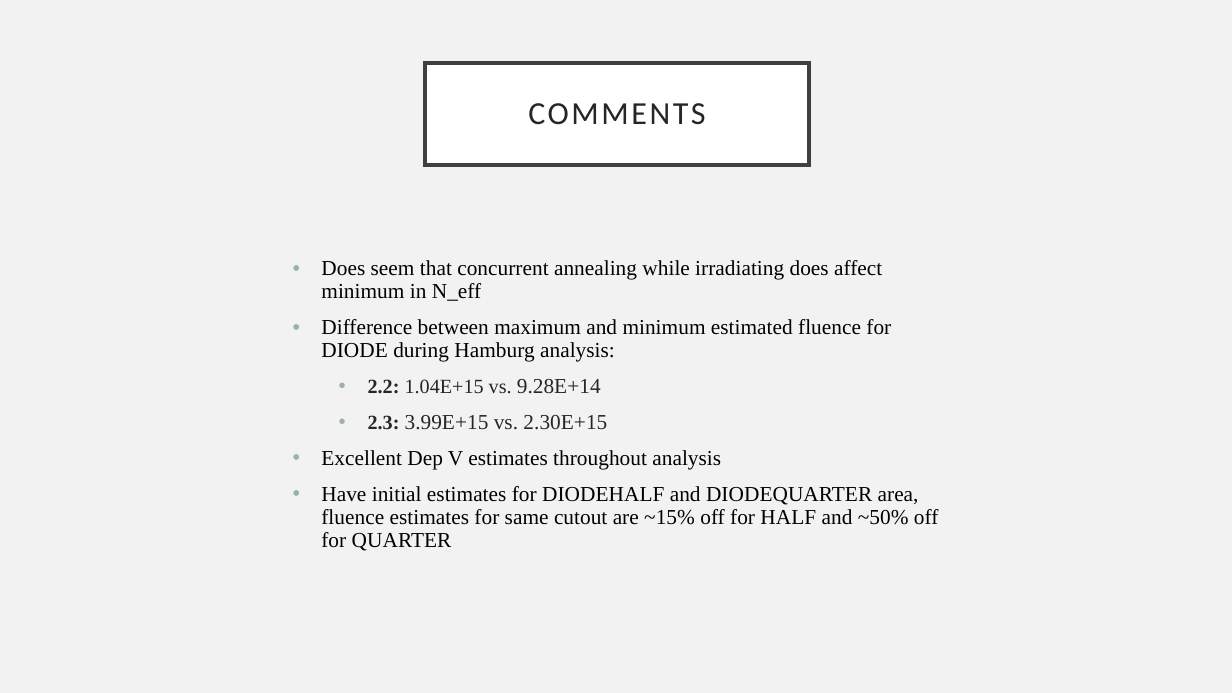
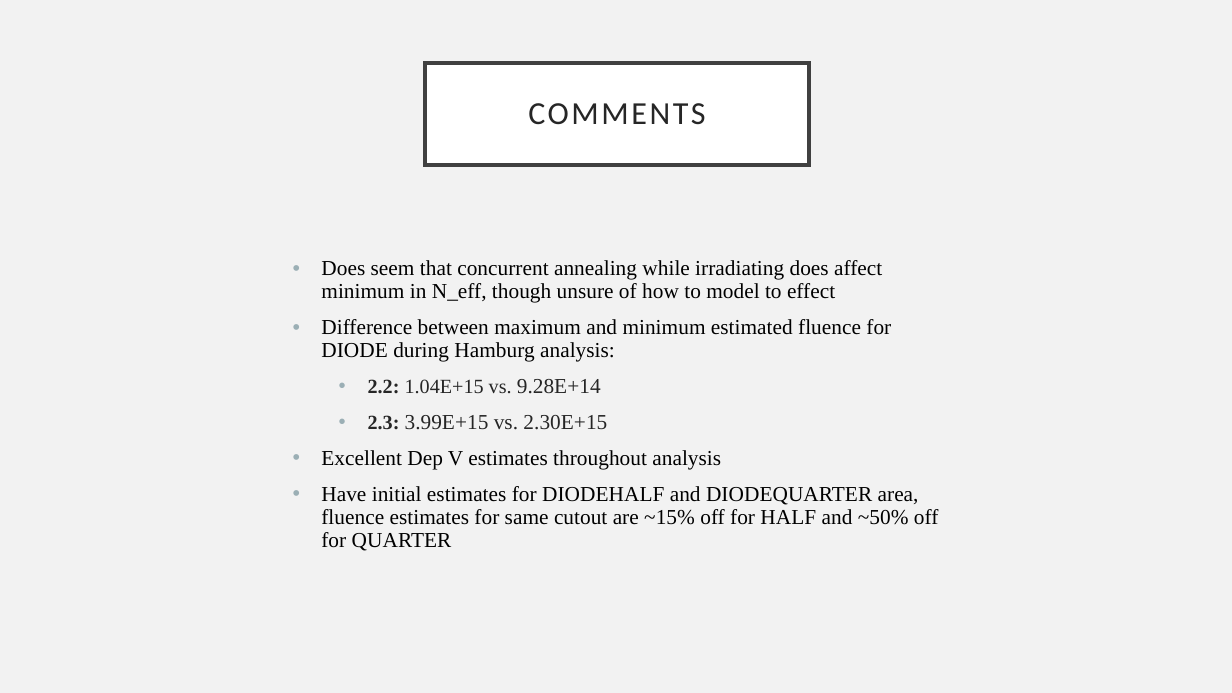
Before and after one commit to ctiley/CERN_CMS_Silicon_Sensor, a slide deck: slide 4 of Diodes/HGCAL/Presentation/2022_02_HGCAL_Diodes_Hamburg.pptx. Drawn at 1232x693 pixels with LibreOffice and Linux fonts; fonts in the diff are those of the drawing; background and template pictures are left out. Boxes give left, top, right and bottom in pixels: in the first picture for what was removed or moved away, otherwise in the second. Text is boxed around its words. In the diff, an @@ line names an element or a change of style, - is before the commit and + after.

```diff
--- a/Diodes/HGCAL/Presentation/2022_02_HGCAL_Diodes_Hamburg.pptx
+++ b/Diodes/HGCAL/Presentation/2022_02_HGCAL_Diodes_Hamburg.pptx
@@ text at [321,260,882,303]: text changed @@
-• Does seem that concurrent annealing while irradiating does affect minimum in N_eff
+• Does seem that concurrent annealing while irradiating does affect minimum in N_eff, though unsure of how to model to effect
```
Also in this commit, not shown: 1 other slide changed, 21 other files.
